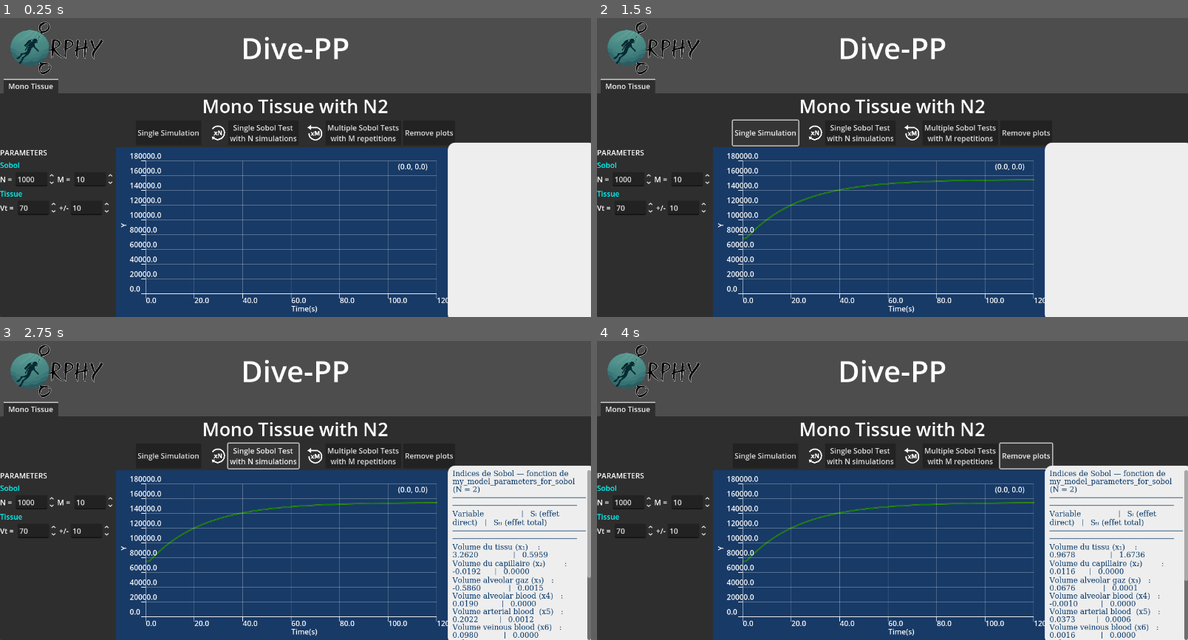
Above: before the commit, frames 1-4 (two rows, left to right).
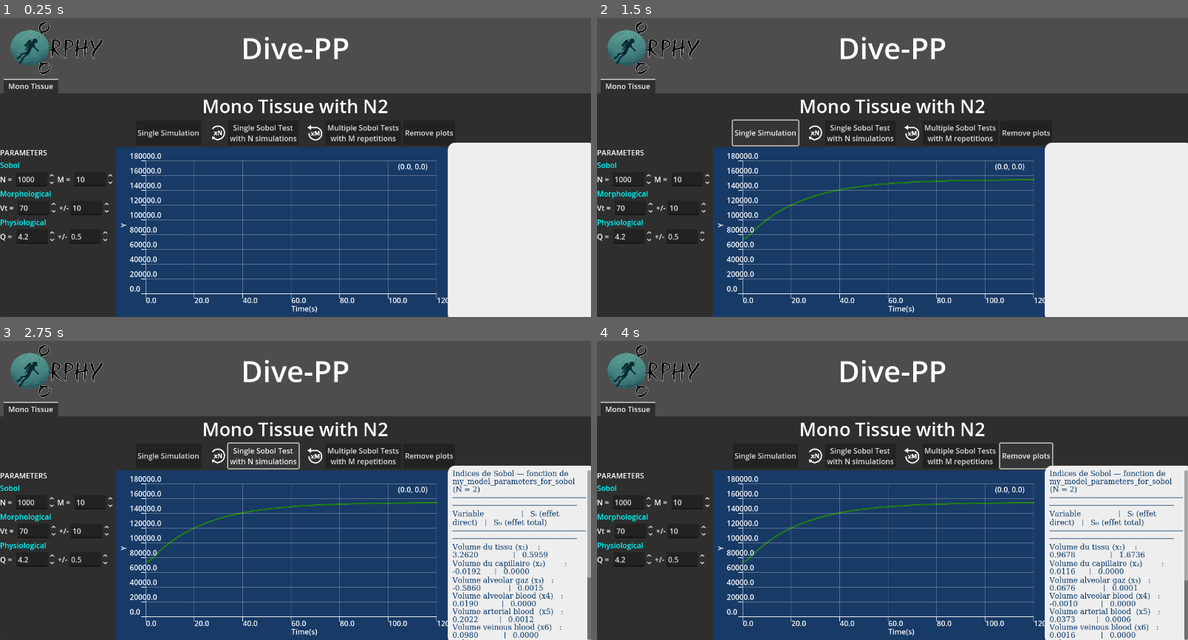
Above: after the commit, the same moments.

Repository: pascal-ballet/Dive-PP
Game: Godot game, scene res://dive_pp_n2_mono.tscn
The game is run twice, just before and just after one commit, with the same random seed, the same clock (stepped at 60 frames per second) and the same inputs.
Inputs:
- Up to frame 1 (0.25 s): no input
- Up to frame 2 (1.5 s): click "Single Simulation" at 0.5 s; click "Single Simulation" at 1.25 s
- Up to frame 3 (2.75 s): click "Single Sobol Test with N simu…" at 2 s
- Up to frame 4 (4 s): click "Single Sobol Test with N simu…" at 2.75 s; click "Remove plots" at 3.5 s

The runs differ from the first frame. In frame 1, 0.3% of the frame differs, in the area x 0-19%, y 57-76%; in frame 2, 0.3%; in frame 3, 0.3%; in frame 4, 0.3%.
Error in both runs: Attempt to call function 'remove_all' in base 'null instance' on a null instance. (res://scripts/dive_pp_n2_mono.gd:397)

Commit message:
categorization of parameters

Diff:
--- a/dive_pp_n2_mono.tscn
+++ b/dive_pp_n2_mono.tscn
@@ -166,7 +166,7 @@
 
 [node name="Label2" type="Label" parent="VBoxContainer/TabContainer/Mono Tissue/MainFrame/MonoParameters"]
 layout_mode = 2
-text = "Tissue"
+text = "Morphological"
 label_settings = SubResource("LabelSettings_eovu1")
 
 [node name="Vt" type="HBoxContainer" parent="VBoxContainer/TabContainer/Mono Tissue/MainFrame/MonoParameters"]
@@ -190,6 +190,36 @@
 layout_mode = 2
 max_value = 50.0
 value = 10.0
+custom_arrow_step = 1.0
+
+[node name="Label3" type="Label" parent="VBoxContainer/TabContainer/Mono Tissue/MainFrame/MonoParameters"]
+layout_mode = 2
+text = "Physiological"
+label_settings = SubResource("LabelSettings_eovu1")
+
+[node name="Q" type="HBoxContainer" parent="VBoxContainer/TabContainer/Mono Tissue/MainFrame/MonoParameters"]
+layout_mode = 2
+
+[node name="Label" type="Label" parent="VBoxContainer/TabContainer/Mono Tissue/MainFrame/MonoParameters/Q"]
+layout_mode = 2
+text = "Q = "
+
+[node name="SpinBox" type="SpinBox" parent="VBoxContainer/TabContainer/Mono Tissue/MainFrame/MonoParameters/Q"]
+layout_mode = 2
+max_value = 20.0
+step = 0.1
+value = 4.2
+custom_arrow_step = 1.0
+
+[node name="Label2" type="Label" parent="VBoxContainer/TabContainer/Mono Tissue/MainFrame/MonoParameters/Q"]
+layout_mode = 2
+text = "+/-"
+
+[node name="SpinBox2" type="SpinBox" parent="VBoxContainer/TabContainer/Mono Tissue/MainFrame/MonoParameters/Q"]
+layout_mode = 2
+max_value = 50.0
+step = 0.1
+value = 0.5
 custom_arrow_step = 1.0
 
 [node name="Graph2D" type="Control" parent="VBoxContainer/TabContainer/Mono Tissue/MainFrame"]
